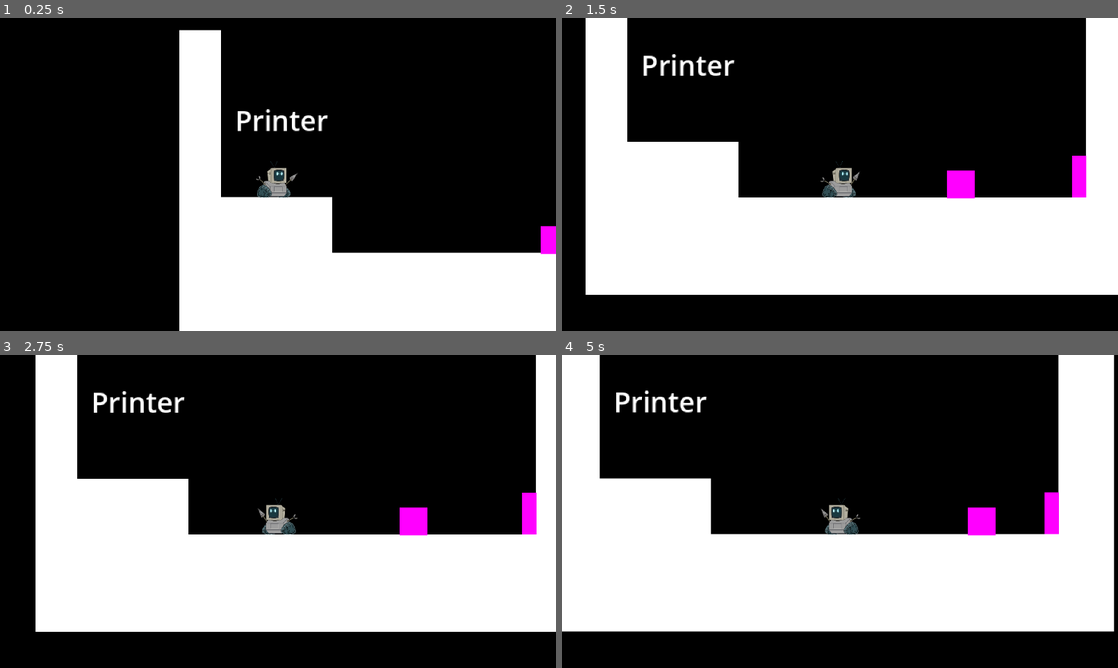
Above: before the commit, frames 1-4 (two rows, left to right).
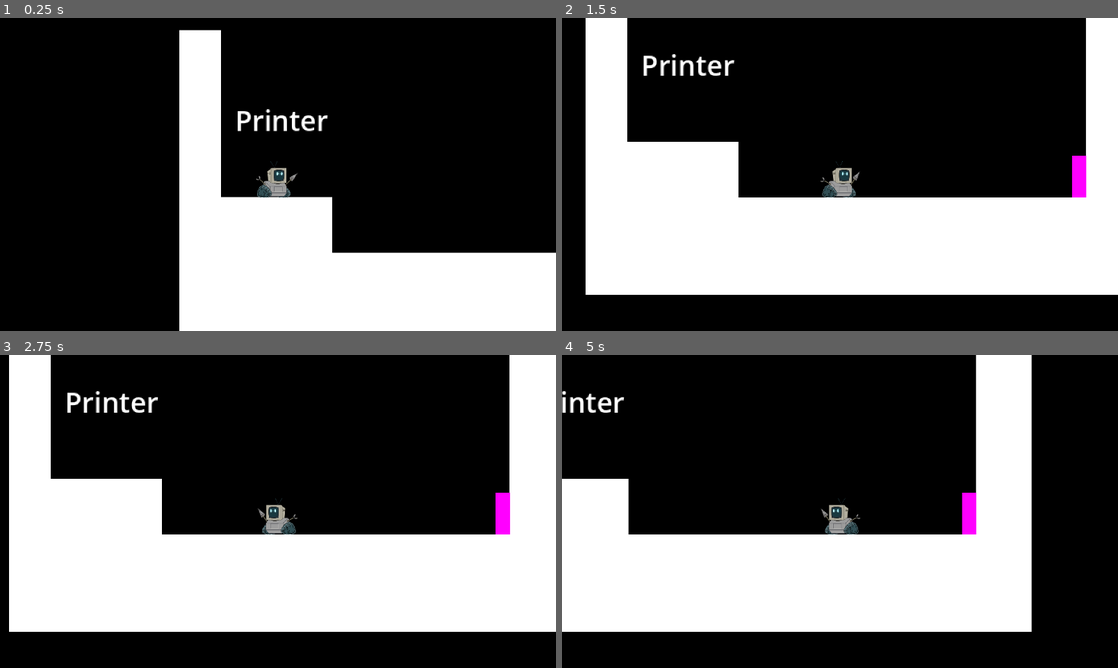
Above: after the commit, the same moments.

Repository: cvr8924/robot-game
Game: Godot game, scene res://src/Stages/SceneZero.tscn
Same seed, same stepped clock (60 frames per second), same inputs: the game is played once before the commit and once after it. This scene is started directly instead of the project's main scene.
Inputs:
- Up to frame 1 (0.25 s): no input
- Up to frame 2 (1.5 s): tap Enter (ui_accept) at 0.5, 0.77 s; hold Right (ui_right) from 0.53 s (still down)
- Up to frame 3 (2.75 s): tap Enter (ui_accept) at 1.52 s; release Right (ui_right) at 2.03 s; hold Left (ui_left) from 2.03 s (still down)
- Up to frame 4 (5 s): release Left (ui_left) at 2.78 s; hold Right (ui_right) 2.78-4.28 s; tap Enter (ui_accept) at 3.02, 3.77, 4.52 s; hold Left (ui_left) from 4.28 s (still down)

The runs differ from the first frame. In frame 1, 0.3% of the frame differs, in the area x 97-100%, y 66-76%; in frame 2, 0.5%; in frame 3, 11%; in frame 4, 23%, in the area x 0-100%, y 0-89%.

Commit message:
WOD 11/3
CR

Diff:
--- a/src/Agents/player.tscn
+++ b/src/Agents/player.tscn
@@ -1,60 +1,60 @@
 [gd_scene load_steps=27 format=3 uid="uid://b75lc62e8tfah"]
 
-[ext_resource type="Script" uid="uid://dco12sn18mx3w" path="res://src/Agents/player.gd" id="1_onrkg"]
-[ext_resource type="Resource" uid="uid://lgfv5cq42ivt" path="res://src/Agents/DefaultMovementData.tres" id="2_i3pqv"]
-[ext_resource type="Texture2D" uid="uid://dxi7dwr3lbl1a" path="res://assets/Player Sprites 2.png" id="3_i3pqv"]
-[ext_resource type="Script" uid="uid://baaqm0rva0i13" path="res://src/Generics/Hitbox.gd" id="4_hqtel"]
-[ext_resource type="Script" uid="uid://w5dyn1v0hhcx" path="res://src/Generics/Hurtbox.gd" id="5_sweqy"]
+[ext_resource type="Script" uid="uid://dco12sn18mx3w" path="res://src/Agents/player.gd" id="1_vtnjw"]
+[ext_resource type="Resource" uid="uid://lgfv5cq42ivt" path="res://src/Agents/DefaultMovementData.tres" id="2_qd4os"]
+[ext_resource type="Script" uid="uid://baaqm0rva0i13" path="res://src/Generics/Hitbox.gd" id="3_n6flg"]
+[ext_resource type="Texture2D" uid="uid://dxi7dwr3lbl1a" path="res://assets/Player Sprites 2.png" id="4_kyfb7"]
+[ext_resource type="Script" uid="uid://w5dyn1v0hhcx" path="res://src/Generics/Hurtbox.gd" id="5_qq47b"]
 
 [sub_resource type="RectangleShape2D" id="RectangleShape2D_hqtel"]
 size = Vector2(10.501785, 6.533171)
 
 [sub_resource type="AtlasTexture" id="AtlasTexture_hqtel"]
-atlas = ExtResource("3_i3pqv")
+atlas = ExtResource("4_kyfb7")
 region = Rect2(0, 294, 291, 294)
 
 [sub_resource type="AtlasTexture" id="AtlasTexture_sweqy"]
-atlas = ExtResource("3_i3pqv")
+atlas = ExtResource("4_kyfb7")
 region = Rect2(291, 294, 291, 294)
 
 [sub_resource type="AtlasTexture" id="AtlasTexture_2hs0m"]
-atlas = ExtResource("3_i3pqv")
+atlas = ExtResource("4_kyfb7")
 region = Rect2(582, 294, 291, 294)
 
 [sub_resource type="AtlasTexture" id="AtlasTexture_1jxqw"]
-atlas = ExtResource("3_i3pqv")
+atlas = ExtResource("4_kyfb7")
 region = Rect2(873, 294, 291, 294)
 
 [sub_resource type="AtlasTexture" id="AtlasTexture_dw050"]
-atlas = ExtResource("3_i3pqv")
+atlas = ExtResource("4_kyfb7")
 region = Rect2(0, 0, 291, 294)
 
 [sub_resource type="AtlasTexture" id="AtlasTexture_b26j0"]
-atlas = ExtResource("3_i3pqv")
+atlas = ExtResource("4_kyfb7")
 region = Rect2(1746, 0, 291, 294)
 
 [sub_resource type="AtlasTexture" id="AtlasTexture_n7ghd"]
-atlas = ExtResource("3_i3pqv")
+atlas = ExtResource("4_kyfb7")
 region = Rect2(291, 0, 291, 294)
 
 [sub_resource type="AtlasTexture" id="AtlasTexture_nvl01"]
-atlas = ExtResource("3_i3pqv")
+atlas = ExtResource("4_kyfb7")
 region = Rect2(582, 0, 291, 294)
 
 [sub_resource type="AtlasTexture" id="AtlasTexture_ivps1"]
-atlas = ExtResource("3_i3pqv")
+atlas = ExtResource("4_kyfb7")
 region = Rect2(873, 0, 291, 294)
 
 [sub_resource type="AtlasTexture" id="AtlasTexture_urp6f"]
-atlas = ExtResource("3_i3pqv")
+atlas = ExtResource("4_kyfb7")
 region = Rect2(1164, 0, 291, 294)
 
 [sub_resource type="AtlasTexture" id="AtlasTexture_bwjto"]
-atlas = ExtResource("3_i3pqv")
+atlas = ExtResource("4_kyfb7")
 region = Rect2(1455, 0, 291, 294)
 
 [sub_resource type="AtlasTexture" id="AtlasTexture_606se"]
-atlas = ExtResource("3_i3pqv")
+atlas = ExtResource("4_kyfb7")
 region = Rect2(0, 0, 291, 294)
 
 [sub_resource type="SpriteFrames" id="SpriteFrames_nvl01"]
--- a/src/Generics/push_block_generic.tscn
+++ b/src/Generics/push_block_generic.tscn
@@ -6,7 +6,7 @@
 [sub_resource type="PlaceholderTexture2D" id="PlaceholderTexture2D_o7rrm"]
 
 [sub_resource type="RectangleShape2D" id="RectangleShape2D_cdv75"]
-size = Vector2(1.9329445, 1.9416125)
+size = Vector2(2.468885, 2.093476)
 
 [node name="PushBlockGeneric" type="RigidBody2D" groups=["Pushable"]]
 collision_layer = 5
@@ -19,8 +19,8 @@
 script = ExtResource("1_cdv75")
 
 [node name="Sprite2D" type="Sprite2D" parent="."]
-position = Vector2(8, 8)
-scale = Vector2(16, 16)
+position = Vector2(10, 8.5)
+scale = Vector2(20, 17)
 texture = SubResource("PlaceholderTexture2D_o7rrm")
 
 [node name="Hurtbox" type="Area2D" parent="."]
@@ -30,7 +30,7 @@
 metadata/_custom_type_script = "uid://w5dyn1v0hhcx"
 
 [node name="CollisionShape2D" type="CollisionShape2D" parent="Hurtbox"]
-position = Vector2(7.9806986, 8.018641)
+position = Vector2(10, 8.457665)
 scale = Vector2(8, 8)
 shape = SubResource("RectangleShape2D_cdv75")
 
--- a/src/Stages/SceneZero.tscn
+++ b/src/Stages/SceneZero.tscn
@@ -48,7 +48,7 @@
 shape = SubResource("RectangleShape2D_glup0")
 
 [node name="PushBlockGeneric" parent="." index="5" instance=ExtResource("4_pk8dq")]
-position = Vector2(208, 96)
+position = Vector2(335, 72)
 
 [node name="PushBlockGeneric2" parent="." index="6" instance=ExtResource("5_es2hq")]
 position = Vector2(280, 104)
--- a/src/Stages/ScreenOne.tscn
+++ b/src/Stages/ScreenOne.tscn
@@ -45,7 +45,7 @@
 position = Vector2(128, 128)
 
 [node name="PushBlockGeneric9" parent="." index="12" instance=ExtResource("2_pbxmf")]
-position = Vector2(128, 112)
+position = Vector2(227, 138)
 
 [node name="PushBlockGeneric10" parent="." index="13" instance=ExtResource("2_pbxmf")]
 position = Vector2(144, 160)
--- /dev/null
+++ b/src/Stages/TestScreen.tscn
@@ -0,0 +1,31 @@
+[gd_scene load_steps=5 format=3 uid="uid://cf354xjb42m28"]
+
+[ext_resource type="PackedScene" uid="uid://cmb1o47l73yc6" path="res://src/Generics/Level_Generic.tscn" id="1_ia82l"]
+[ext_resource type="PackedScene" uid="uid://boxnfi65tmbmn" path="res://src/Generics/push_block_generic.tscn" id="2_23d56"]
+[ext_resource type="PackedScene" uid="uid://d0hj0ni7pb4b1" path="res://src/Agents/old_body.tscn" id="3_negae"]
+
+[sub_resource type="RectangleShape2D" id="RectangleShape2D_negae"]
+size = Vector2(81, 8)
+
+[node name="world" instance=ExtResource("1_ia82l")]
+
+[node name="CollisionPolygon2D" parent="StaticBody2D" index="0"]
+polygon = PackedVector2Array(1, 64, 1, 136, 57, 136, 57, 168, 137, 168, 137, 120, 169, 120, 169, 128, 225, 128, 225, 168, 313, 168, 313, 128, 329, 128, 329, 168, 513, 168, 513, 0, 553, 0, 553, 208, -47, 208, -47, 64)
+
+[node name="Player" parent="." index="1"]
+position = Vector2(-24, 40)
+
+[node name="PushBlockGeneric" parent="." index="2" instance=ExtResource("2_23d56")]
+position = Vector2(88, 144)
+
+[node name="Old_Body" parent="." index="3" instance=ExtResource("3_negae")]
+position = Vector2(384, 128)
+
+[node name="PushBlockGeneric2" parent="." index="4" instance=ExtResource("2_23d56")]
+position = Vector2(200, 104)
+
+[node name="Area2D" type="Area2D" parent="." index="5"]
+
+[node name="CollisionShape2D" type="CollisionShape2D" parent="Area2D" index="0"]
+position = Vector2(95.5, 164)
+shape = SubResource("RectangleShape2D_negae")
Not shown: 3 places in src/Agents/player.tscn that only renumber resources
